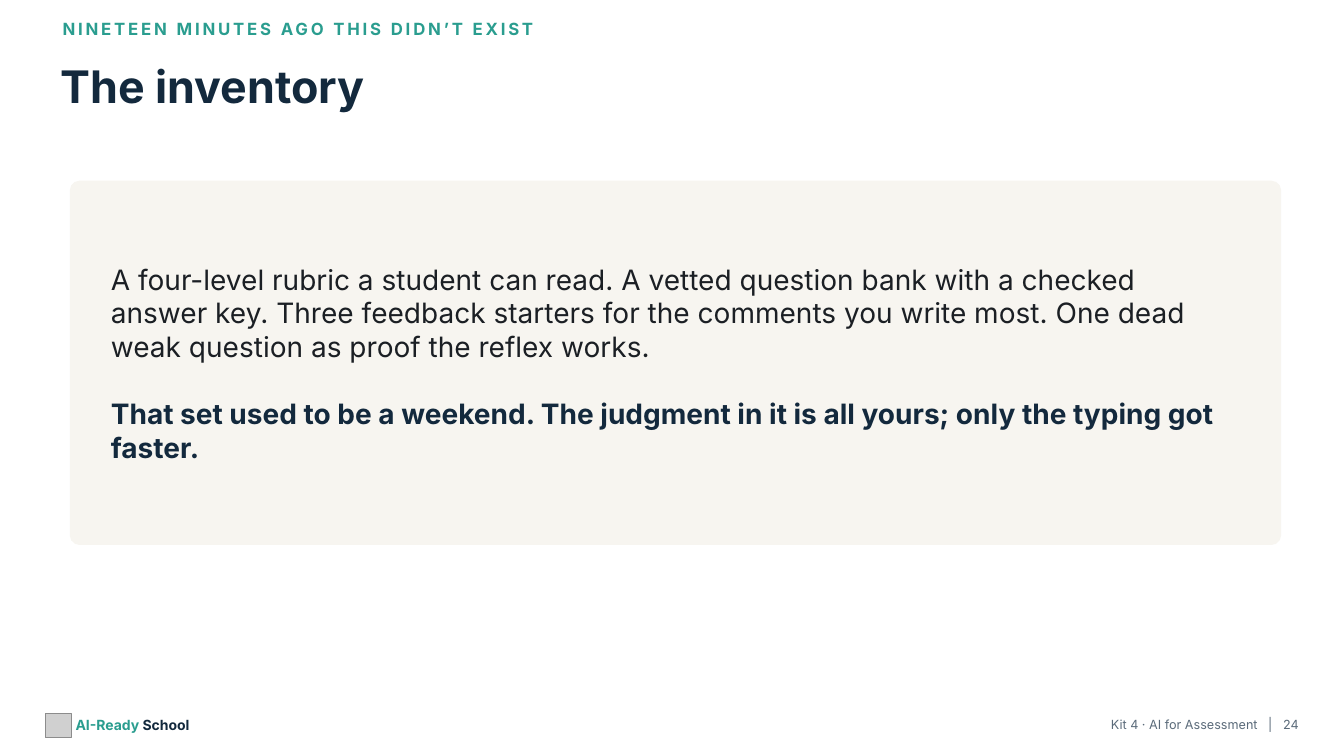
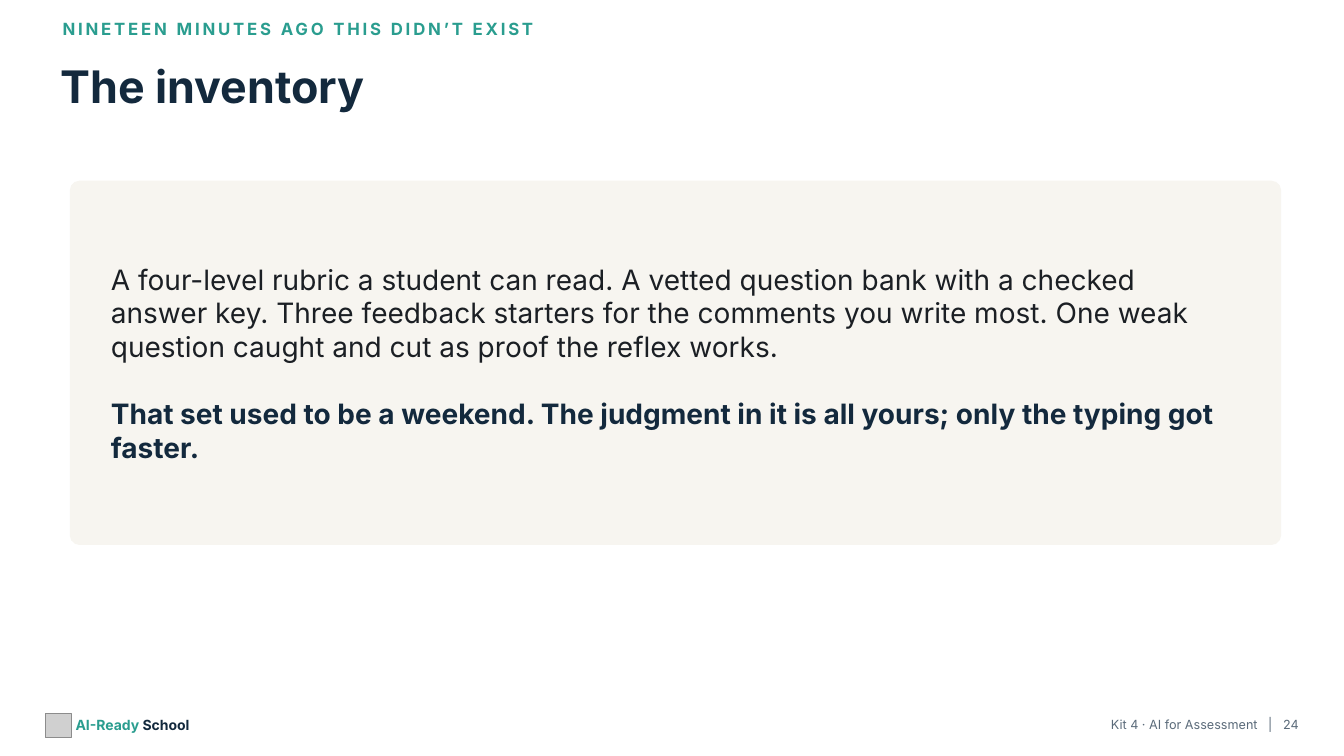
Before and after one commit to aspinozzi1/Ai-School-Ready, a slide deck: slide 24 of kits/kit04/Kit04_PresentationDeck.pptx. Drawn at 1344x756 pixels with LibreOffice and Linux fonts; fonts in the diff are those of the drawing; grey boxes stand for pictures. Boxes give left, top, right and bottom in pixels: in the first picture for what was removed or moved away, otherwise in the second. Text is boxed around its words. In the diff, an @@ line names an element or a change of style, - is before the commit and + after.

```diff
--- a/kits/kit04/Kit04_PresentationDeck.pptx
+++ b/kits/kit04/Kit04_PresentationDeck.pptx
@@ text at (111,268,1213,459): text changed @@
-A four-level rubric a student can read. A vetted question bank with a checked answer key. Three feedback starters for the comments you write most. One dead weak question as proof the reflex works.
-That set used to be a weekend. The judgment in it is all yours; only the typing got faster.
+A four-level rubric a student can read. A vetted question bank with a checked answer key. Three feedback starters for the comments you write most. One weak question caught and cut as proof the reflex works.
+That set used to be a weekend. The judgment in it is all yours; only the typing got faster.
```
Also in this commit, not shown: 1 other slide changed, 11 other files.
